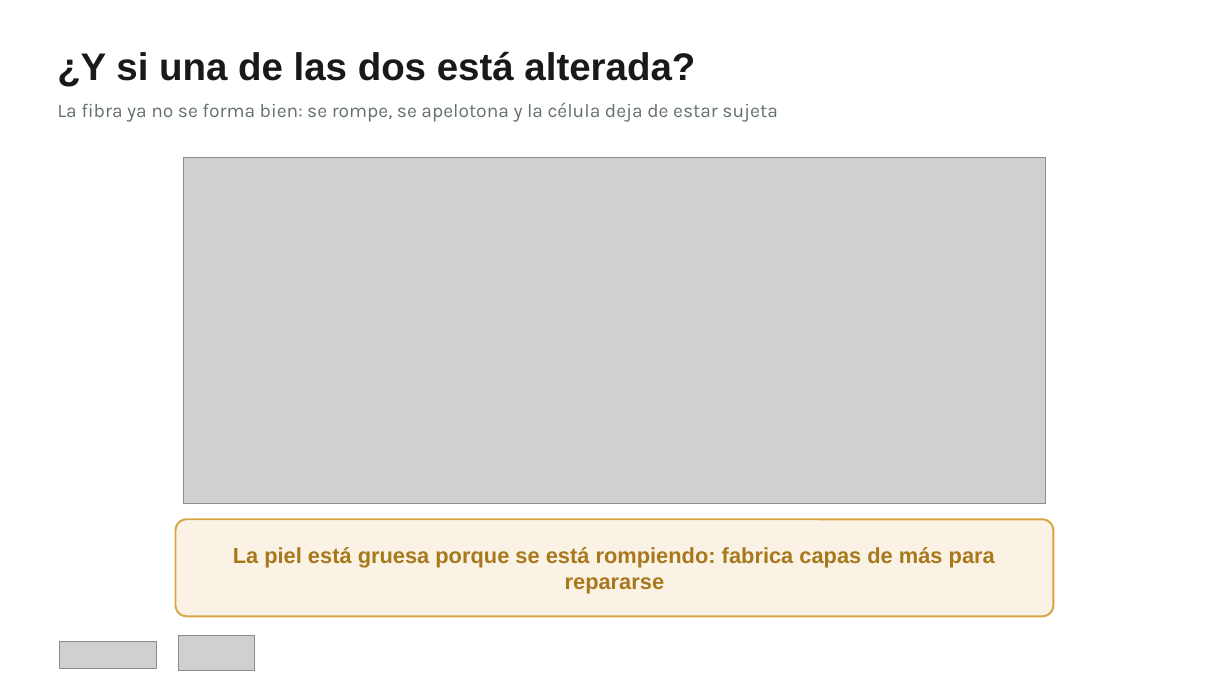
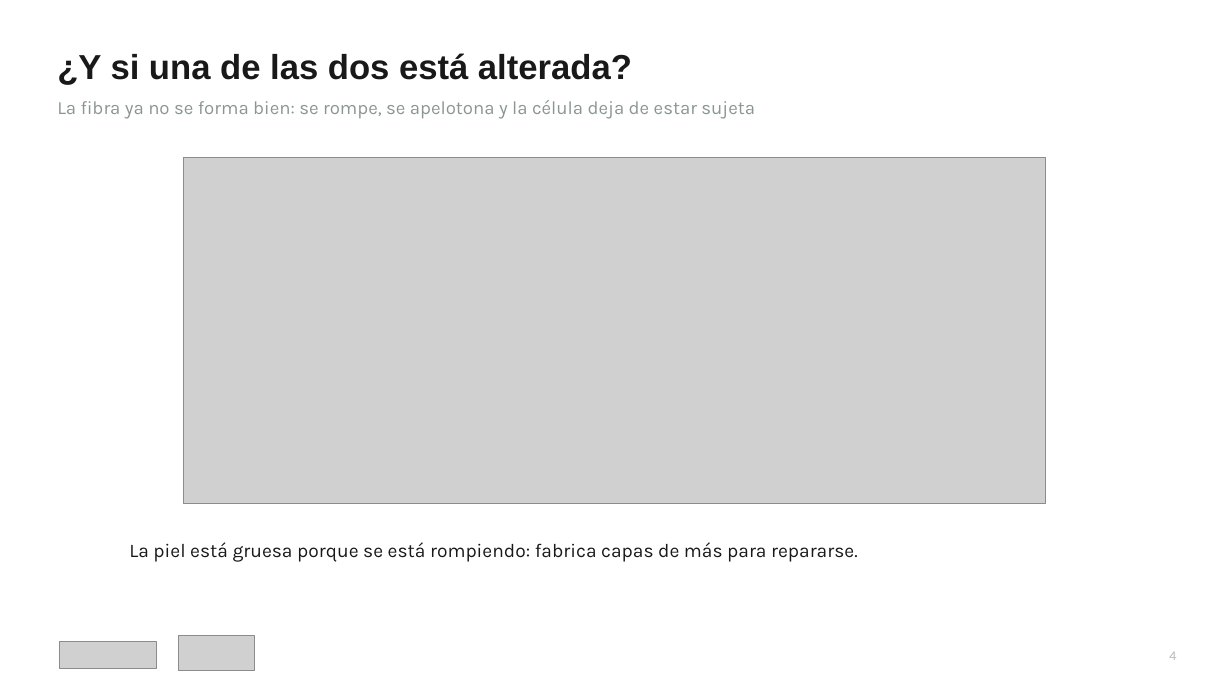
Before and after one commit to mariazubilase-wq/tesis, a slide deck: slide 5 of Ictiosis_epidermolitica_pacientes_20min.pptx. Drawn at 1232x693 pixels with LibreOffice and Linux fonts; fonts in the diff are those of the drawing; grey boxes stand for pictures. Boxes give left, top, right and bottom in pixels: in the first picture for what was removed or moved away, otherwise in the second. Text is boxed around its words. In the diff, an @@ line names an element or a change of style, - is before the commit and + after.

```diff
--- a/Ictiosis_epidermolitica_pacientes_20min.pptx
+++ b/Ictiosis_epidermolitica_pacientes_20min.pptx
@@ text "¿Y si una de las ..." at (x1=57, y1=53, x2=632, y2=85): size 30 to 27 pt @@
@@ text "La fibra ya no se ..." at (x1=57, y1=100, x2=755, y2=119): size 15 to 14.5 pt, text colour #63706F to #8A9695 @@
@@ rounded rectangle removed at (x1=176, y1=519, x2=1054, y2=616) @@
@@ text at (x1=129, y1=542, x2=858, y2=562): text changed; size 17 to 15 pt; font Arial to Karla; text colour #A8791C to #191919; bold off @@
-La piel está gruesa porque se está rompiendo: fabrica capas de más para repararse
+La piel está gruesa porque se está rompiendo: fabrica capas de más para repararse.
@@ text added at (x1=1169, y1=652, x2=1177, y2=660), 10.5 pt, text #B5BEBD @@
+4
```
Also in this commit, not shown: 16 other slides changed, 1 other file.
